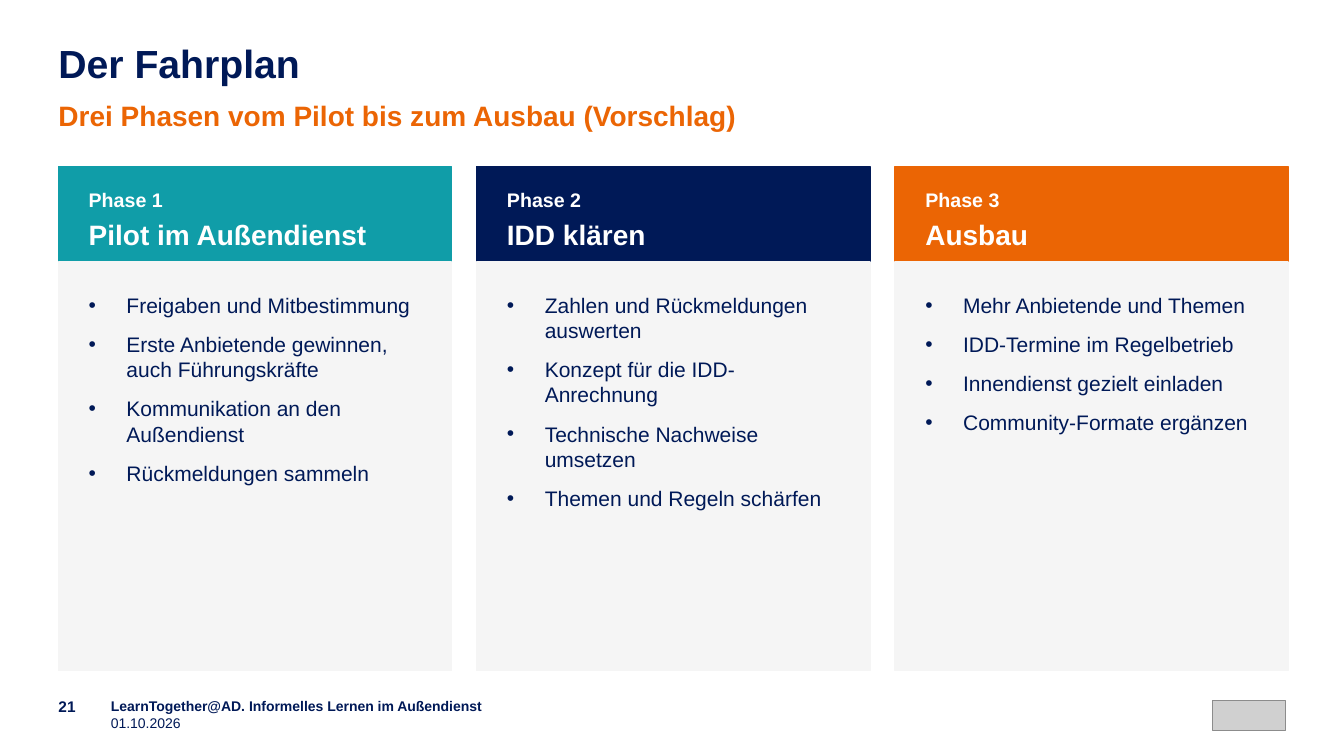
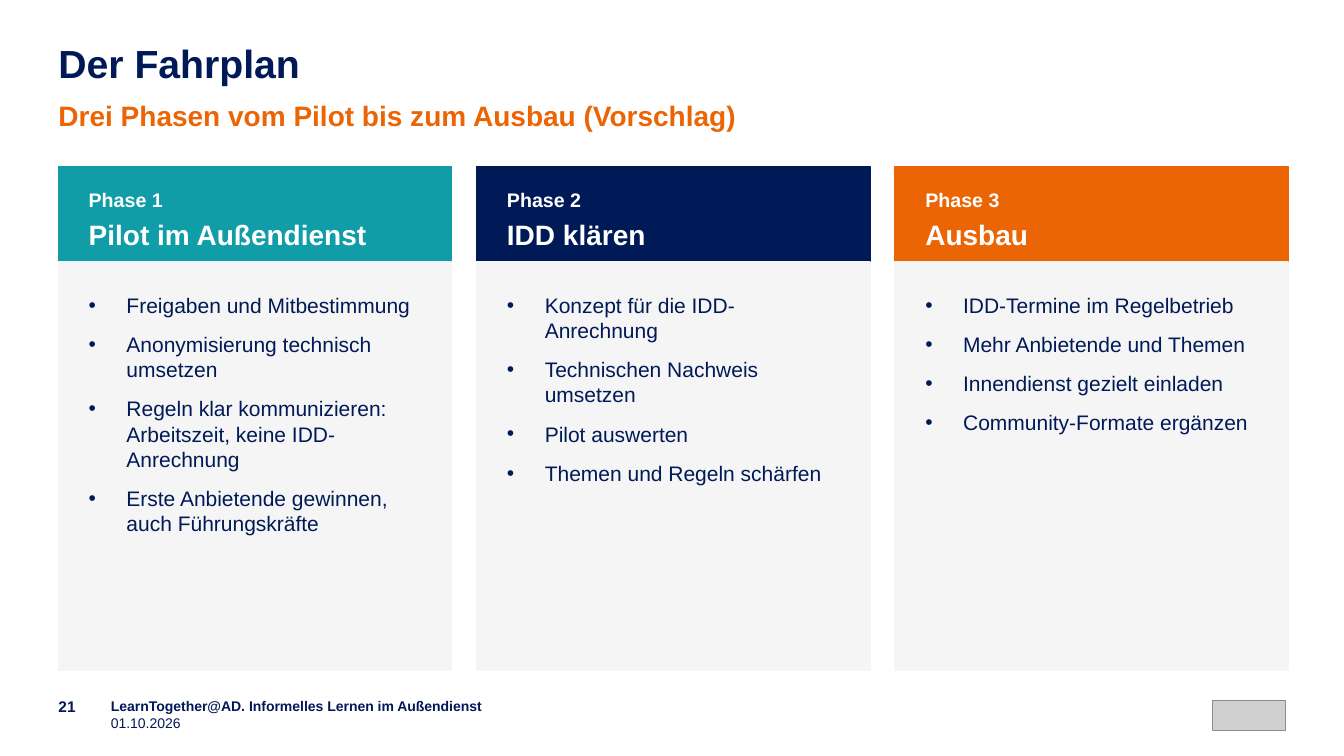
Before and after one commit to emplush/ruv_learntogether, a slide deck: slide 21 of docs/LearnTogether-AD_Praesentation.pptx. Drawn at 1344x756 pixels with LibreOffice and Linux fonts; fonts in the diff are those of the drawing; grey boxes stand for pictures. Boxes give left, top, right and bottom in pixels: in the first picture for what was removed or moved away, otherwise in the second. Text is boxed around its words. In the diff, an @@ line names an element or a change of style, - is before the commit and + after.

```diff
--- a/docs/LearnTogether-AD_Praesentation.pptx
+++ b/docs/LearnTogether-AD_Praesentation.pptx
@@ text at (545,297,821,485): paragraph removed @@
-• Zahlen und Rückmeldungen auswerten
@@ text at (963,297,1234,317): paragraph added @@
+• IDD-Termine im Regelbetrieb
@@ text at (126,336,386,471): paragraphs added @@
+• Anonymisierung technisch umsetzen
+• Regeln klar kommunizieren: Arbeitszeit, keine IDD-Anrechnung
@@ text at (963,336,1234,356): paragraph removed @@
-• IDD-Termine im Regelbetrieb
@@ text at (545,361,758,443): text changed @@
-• Technische Nachweise umsetzen
+• Technischen Nachweis umsetzen
+• Pilot auswerten
@@ text at (126,400,369,485): paragraphs removed @@
-• Kommunikation an den Außendienst
-• Rückmeldungen sammeln
```
Also in this commit, not shown: 16 other slides changed, 5 slides added, 5 slides removed.
